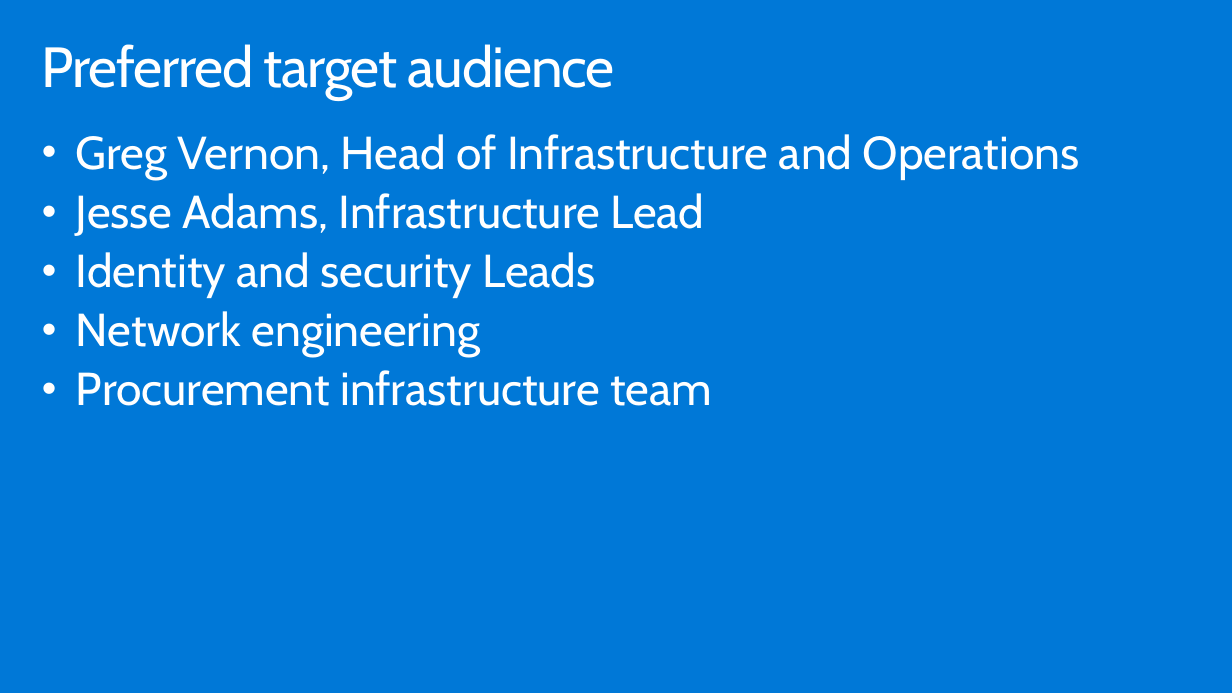
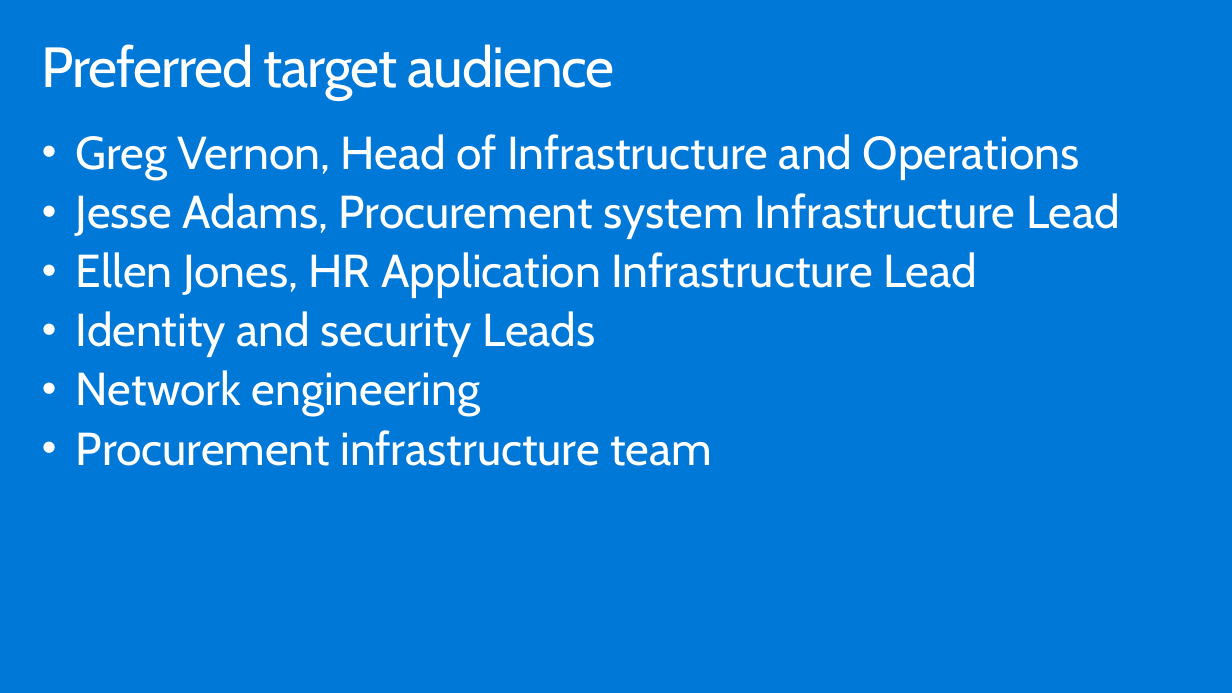
Before and after one commit to GretaLakra/Azure, a slide deck: slide 17 of WDS/Whiteboard design session trainer presentation - Lift and shift.pptx (slide 16 before the commit). Drawn at 1232x693 pixels with LibreOffice and Linux fonts; fonts in the diff are those of the drawing. Boxes give left, top, right and bottom in pixels: in the first picture for what was removed or moved away, otherwise in the second. Text is boxed around its words. In the diff, an @@ line names an element or a change of style, - is before the commit and + after.

```diff
--- a/WDS/Whiteboard design session trainer presentation - Lift and shift.pptx
+++ b/WDS/Whiteboard design session trainer presentation - Lift and shift.pptx
@@ text at [76, 193, 1120, 298]: text changed @@
-• Jesse Adams, Infrastructure Lead
+• Jesse Adams, Procurement system Infrastructure Lead
+• Ellen Jones, HR Application Infrastructure Lead
```
Also in this commit, not shown: 18 other slides changed, 9 slides added, 7 slides removed, 32 other files.
